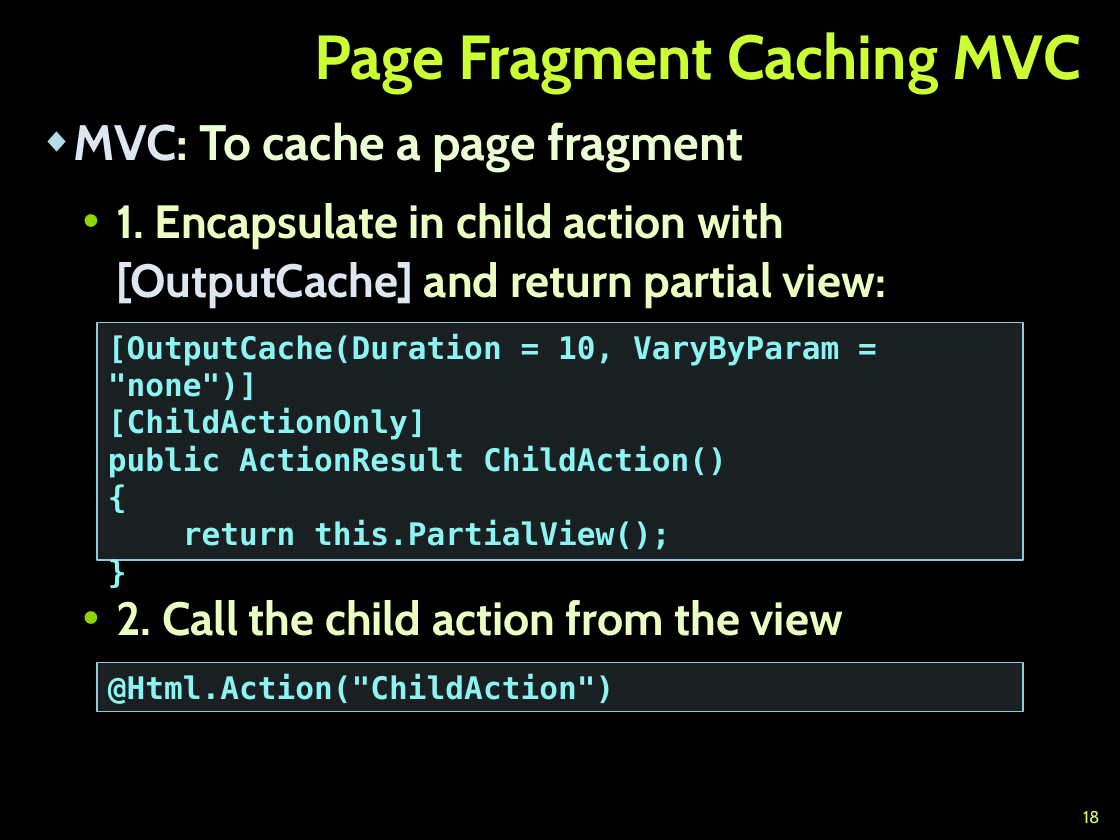
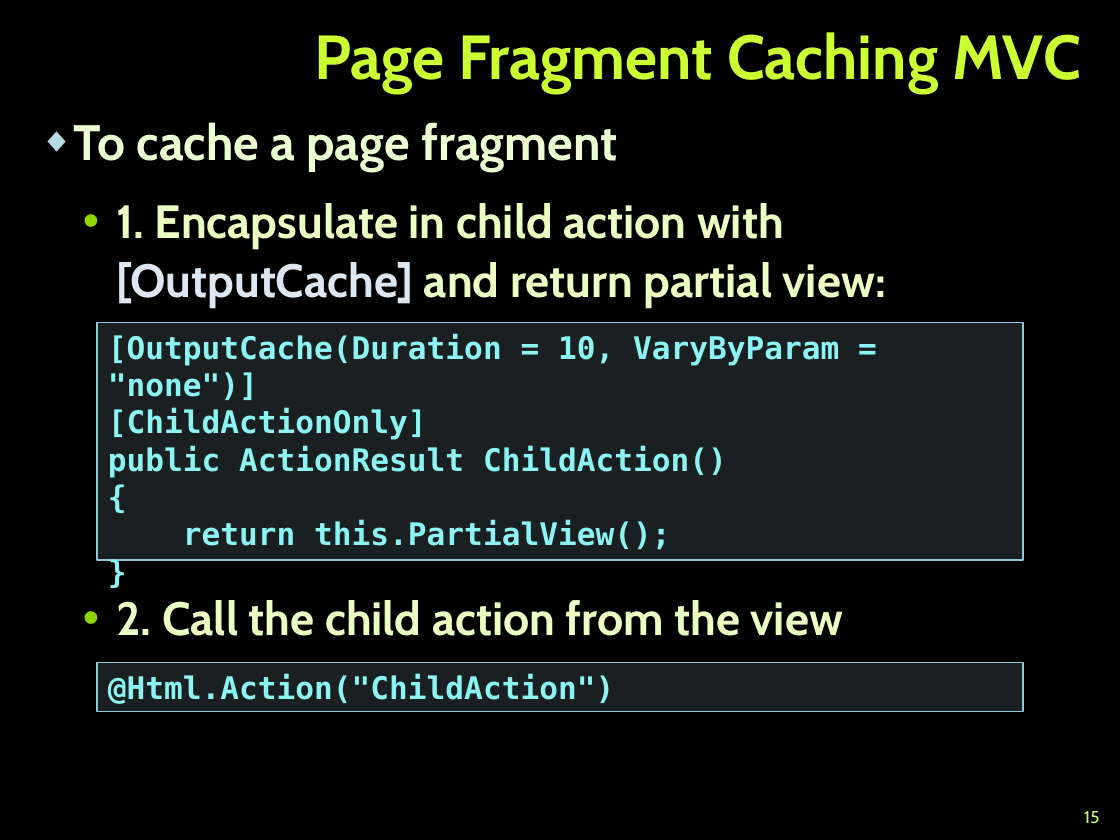
Before and after one commit to TelerikAcademy/ASP.NET-MVC, a slide deck: slide 15 of resources/06. ASP.NET-Caching-Data/ASP.NET Caching Data.pptx (slide 18 before the commit). Drawn at 1120x840 pixels with LibreOffice and Linux fonts; fonts in the diff are those of the drawing; background and template pictures are left out. Boxes give left, top, right and bottom in pixels: in the first picture for what was removed or moved away, otherwise in the second. Text is boxed around its words. In the diff, an @@ line names an element or a change of style, - is before the commit and + after.

```diff
--- a/resources/06. ASP.NET-Caching-Data/ASP.NET Caching Data.pptx
+++ b/resources/06. ASP.NET-Caching-Data/ASP.NET Caching Data.pptx
@@ text at bbox=[74, 122, 617, 171]: text changed @@
-◆ MVC: To cache a page fragment
+◆ To cache a page fragment
@@ page number at bbox=[1084, 811, 1099, 824]: text changed @@
-18
+15
```
Also in this commit, not shown: 2 other slides changed, 3 slides removed, 1 other file.
